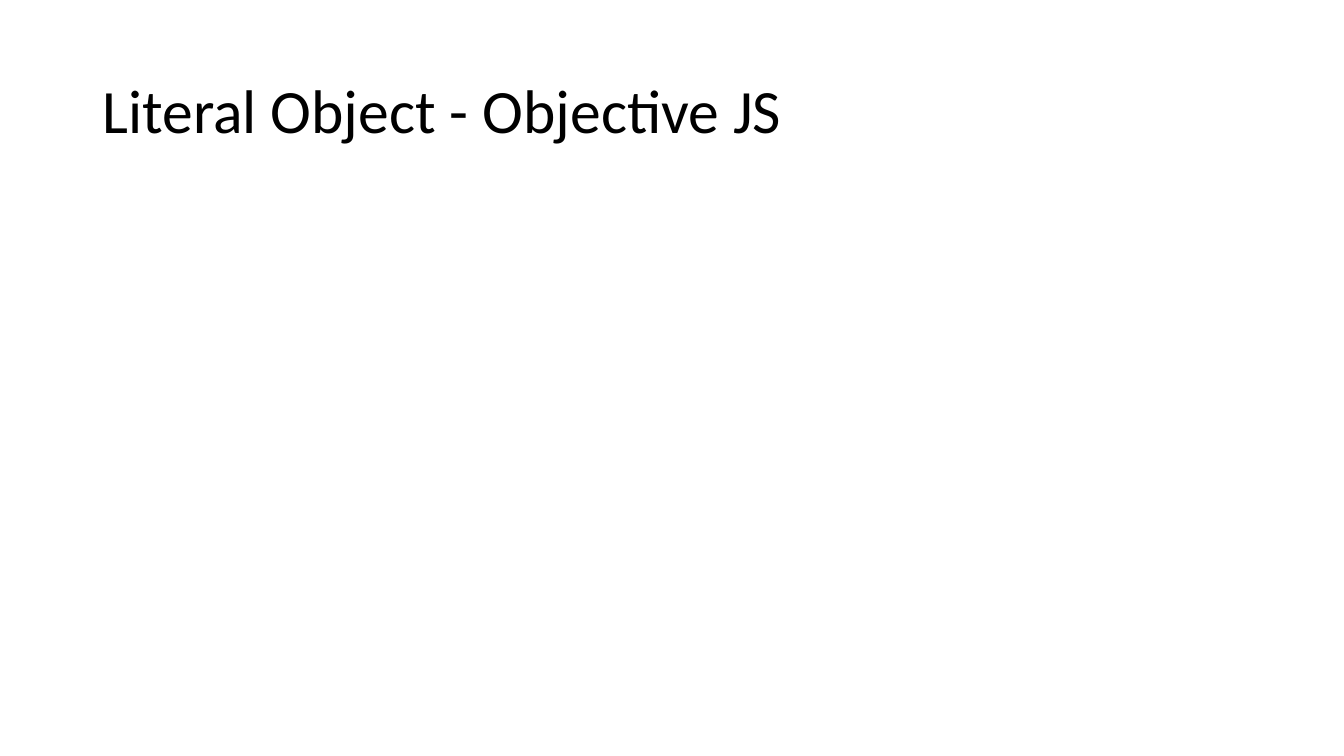
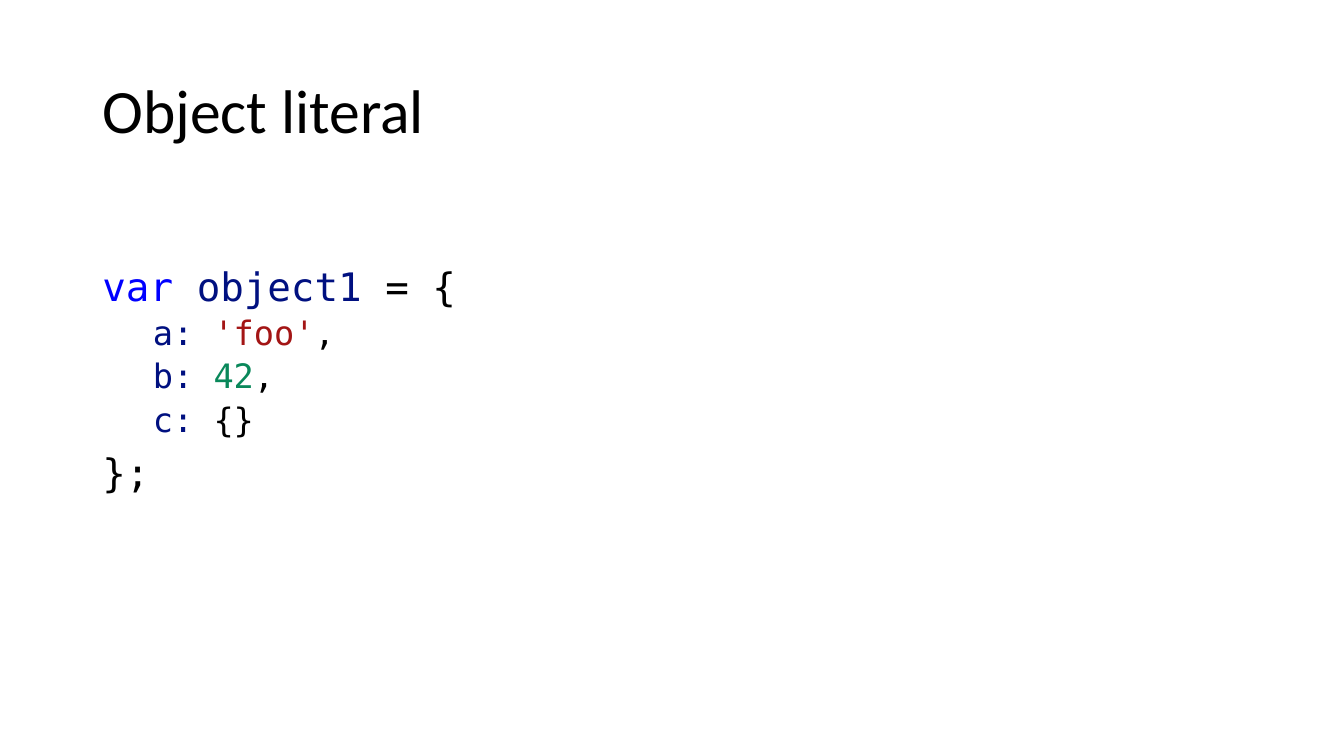
Before and after one commit to dankrz/JsTraining, a slide deck: slide 18 of JsTraining-presentation/JS Training.pptx. Drawn at 1344x756 pixels with LibreOffice and Linux fonts; fonts in the diff are those of the drawing. Boxes give left, top, right and bottom in pixels: in the first picture for what was removed or moved away, otherwise in the second. Text is boxed around its words. In the diff, an @@ line names an element or a change of style, - is before the commit and + after.

```diff
--- a/JsTraining-presentation/JS Training.pptx
+++ b/JsTraining-presentation/JS Training.pptx
@@ title at <box>102,90,424,144</box>: text changed @@
-Literal Object - Objective JS
+Object literal
@@ text added at <box>102,271,362,433</box>, 24 pt, text #001080 @@
+var object1 = {
+  a: 'foo',
+  b: 42,
+  c: {}
+};
```
Also in this commit, not shown: 3 other slides changed, 1 slide added, 1 slide removed, 1 other file.
